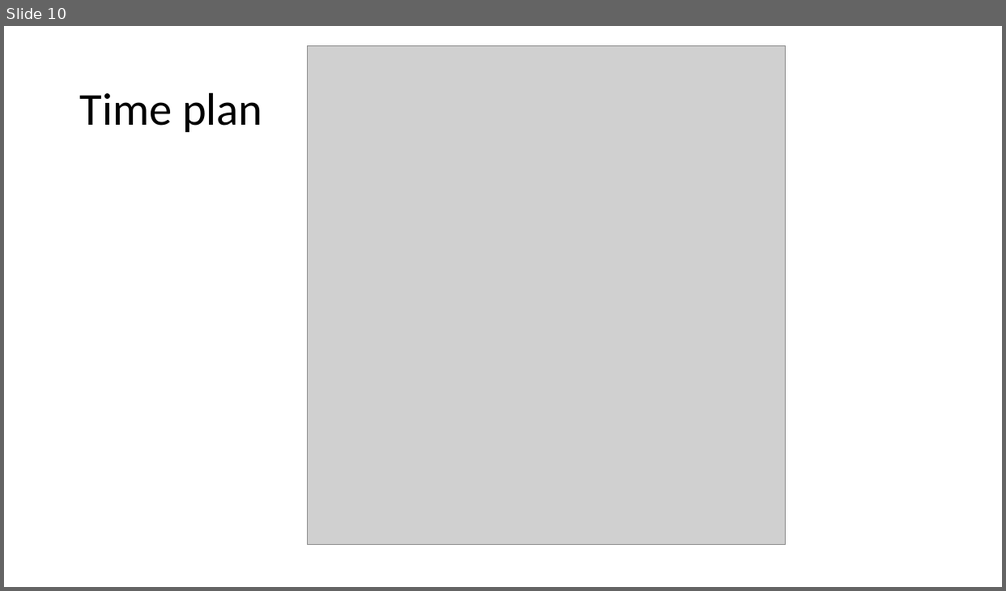
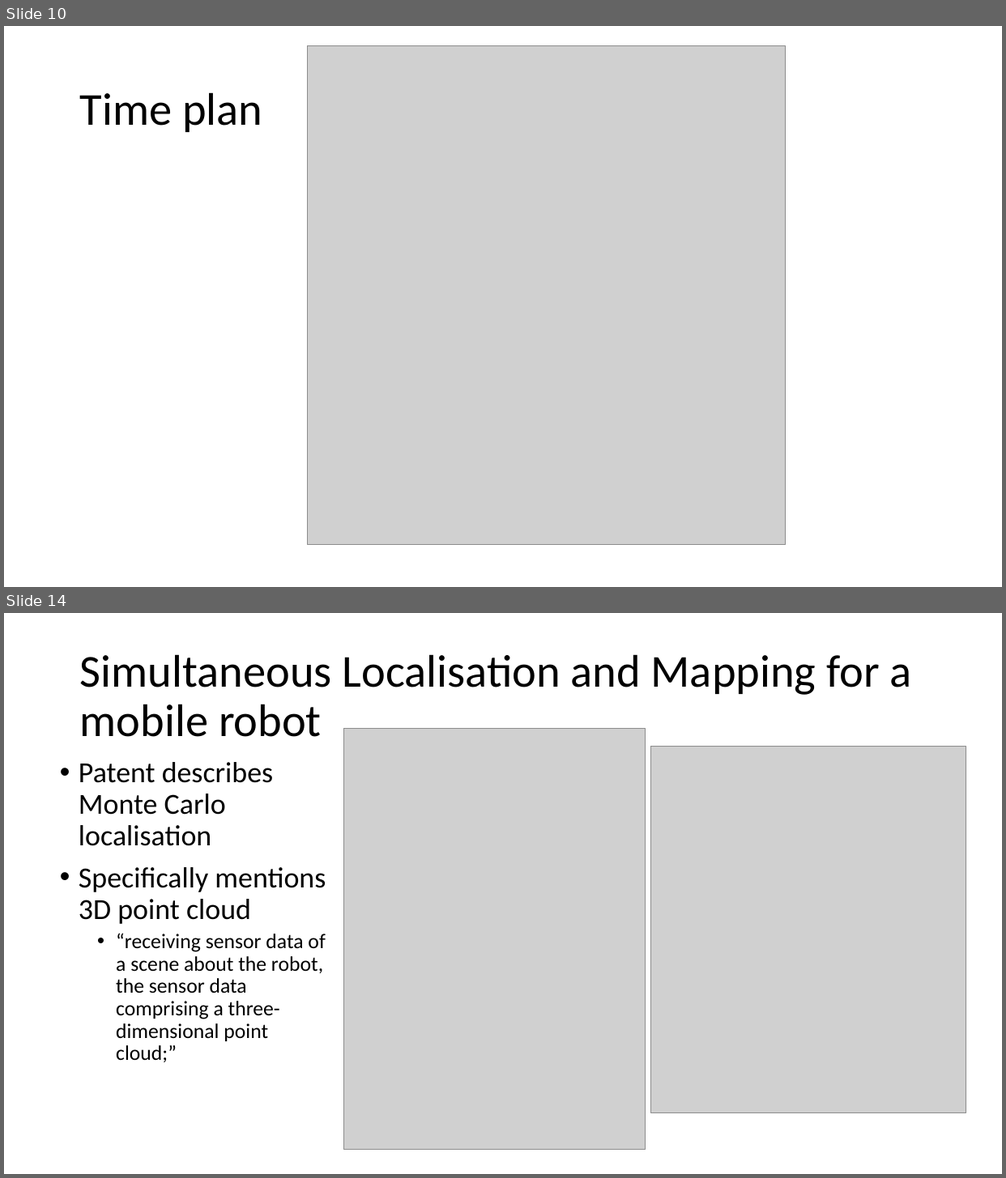
Before and after one commit to PROJ515/PROJ515-documentation, a slide deck: IP and exec plan presentation/IP-execc-plan-presentation.pptx. Shown one above the other, each under a label of ours: slide 10 before the commit, slides 10 and 14 after it; the slides between them are not shown. The pictures are 1006x591 and 1006x1178 pixels, drawn with LibreOffice and Linux fonts; fonts in the diff are those of the drawing; grey boxes stand for pictures. Boxes give left, top, right and bottom in pixels: in the first picture for what was removed or moved away, otherwise in the second. Text is boxed around its words. In the diff, an @@ line names an element or a change of style, - is before the commit and + after.

```diff
--- a/IP and exec plan presentation/IP-execc-plan-presentation.pptx
+++ b/IP and exec plan presentation/IP-execc-plan-presentation.pptx
@@ slide 14 added at [4, 613, 1002, 1174], background #FFFFFF @@
@@ title added at [80, 654, 911, 737], 44 pt, text #000000 @@
+Simultaneous Localisation and Mapping for a mobile robot
@@ picture added at [344, 729, 646, 1150] @@
@@ picture added at [650, 746, 965, 1113] @@
@@ text added at [79, 762, 326, 1063], 20 pt, text #000000 @@
+• Patent describes Monte Carlo localisation
+• Specifically mentions 3D point cloud
+  • “receiving sensor data of a scene about the robot, the sensor data comprising a three-dimensional point cloud;”
```
Also in this commit, not shown: 5 other slides added, 1 slide removed, 5 other files.
